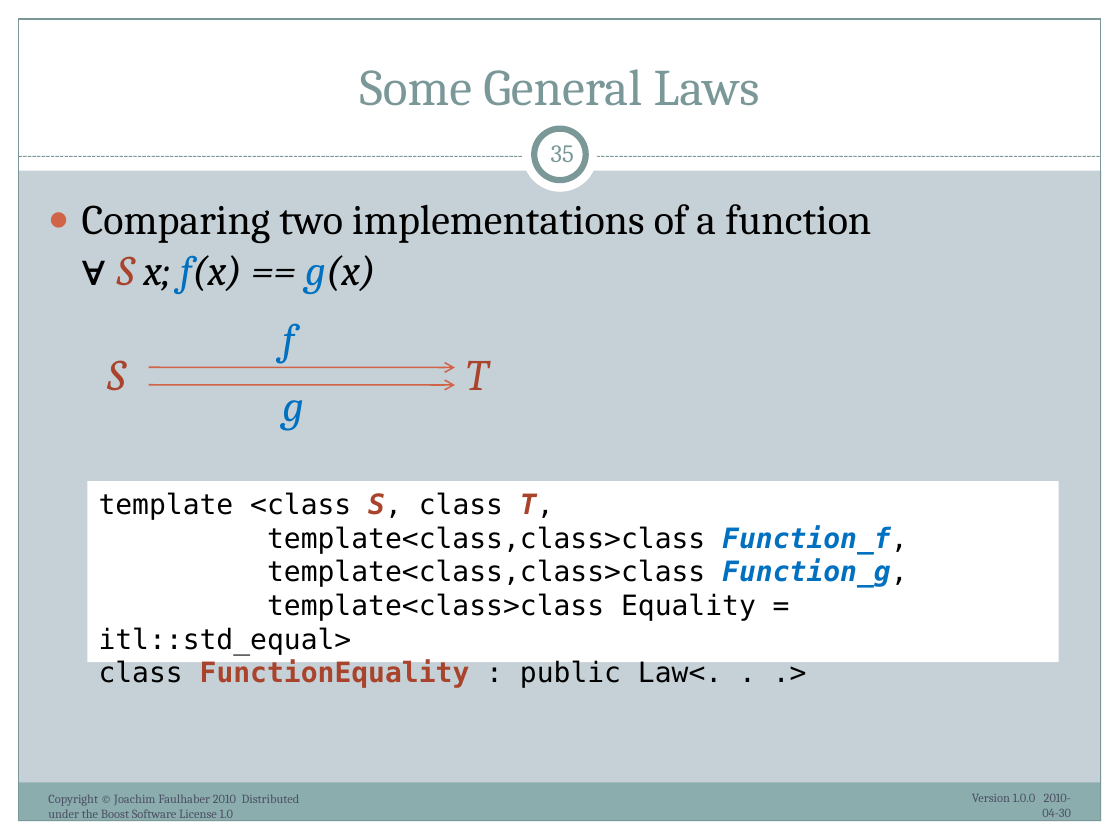
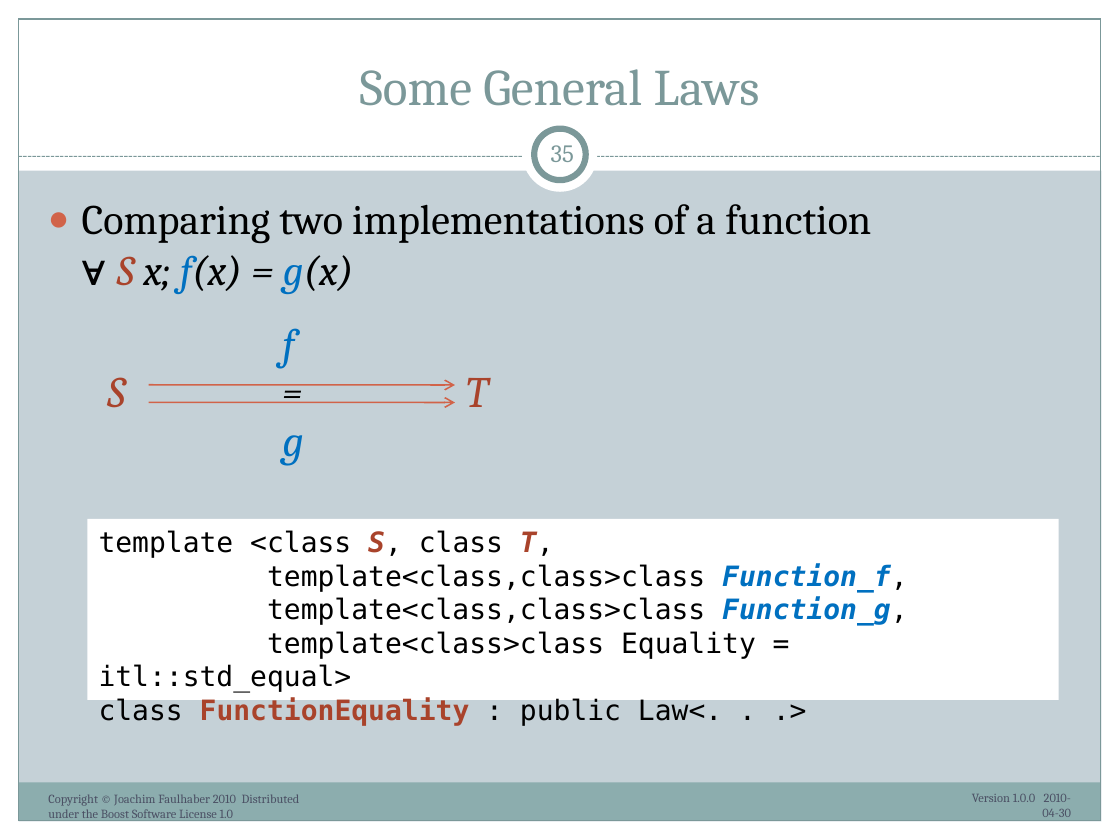
Before and after one commit to ryppl/boost-history, a slide deck: slide 35 of itl/libs/validate/doc/boostcon2010/BoostAlabaster.pptx. Drawn at 1120x840 pixels with LibreOffice and Linux fonts; fonts in the diff are those of the drawing. Boxes give left, top, right and bottom in pixels: in the first picture for what was removed or moved away, otherwise in the second. Text is boxed around its words. In the diff, an @@ line names an element or a change of style, - is before the commit and + after.

```diff
--- a/itl/libs/validate/doc/boostcon2010/BoostAlabaster.pptx
+++ b/itl/libs/validate/doc/boostcon2010/BoostAlabaster.pptx
@@ text at (x1=82, y1=204, x2=871, y2=294): text changed @@
-● Comparing two implementations of a function
-  ∀ S x; f(x) == g(x)
+● Comparing two implementations of a function
+  ∀ S x; f(x) = g(x)
@@ text "S" moved from (x1=107, y1=360, x2=125, y2=391) to (x1=107, y1=377, x2=125, y2=408) @@
@@ text "T" moved from (x1=466, y1=361, x2=488, y2=390) to (x1=466, y1=378, x2=488, y2=407) @@
@@ arrow moved from (149, 367) - (455, 367) to (149, 402) - (455, 402) @@
@@ text at (x1=282, y1=435, x2=303, y2=466): text changed; size 28 to 24 pt; text colour #0070C0 to #000000 @@
-g
+=
+g
@@ rectangle "template <class S, class T," moved from (x1=87, y1=482, x2=1058, y2=663) to (x1=87, y1=519, x2=1058, y2=700) @@
```
Also in this commit, not shown: 16 other slides changed, 1 other file.
